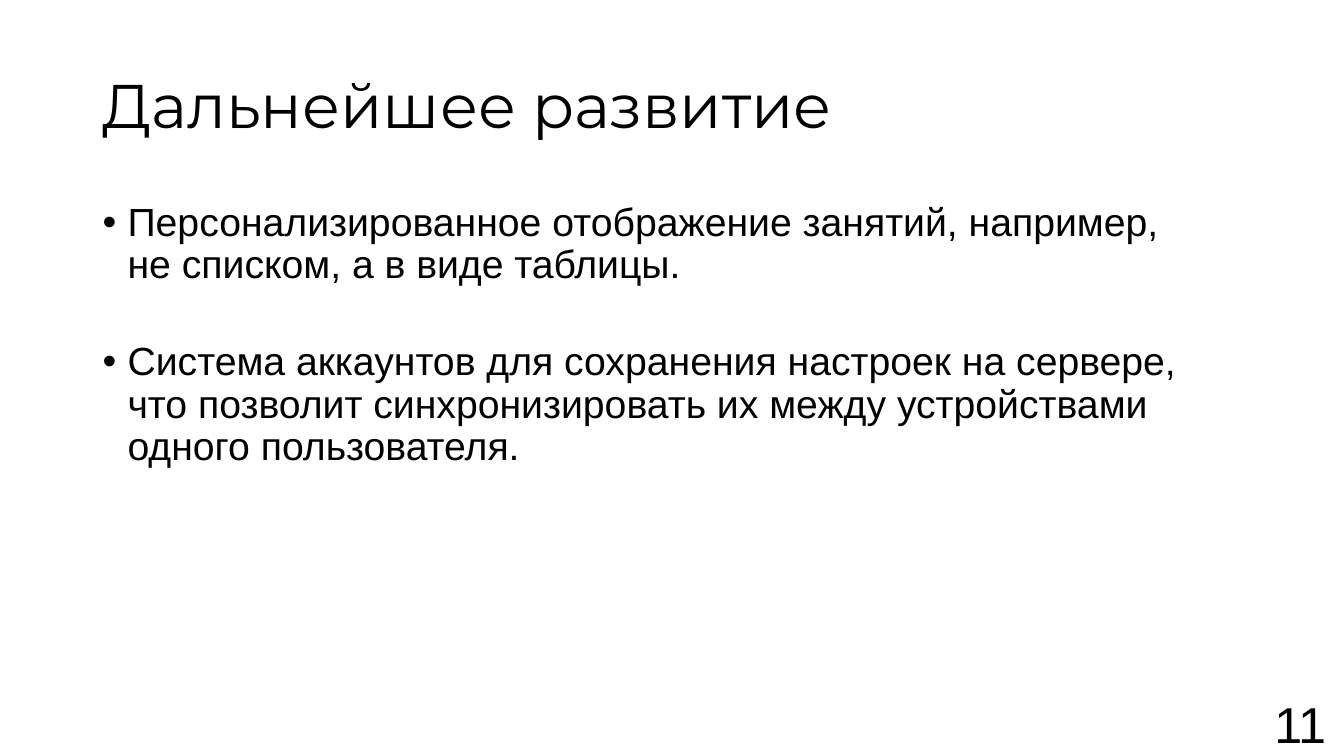
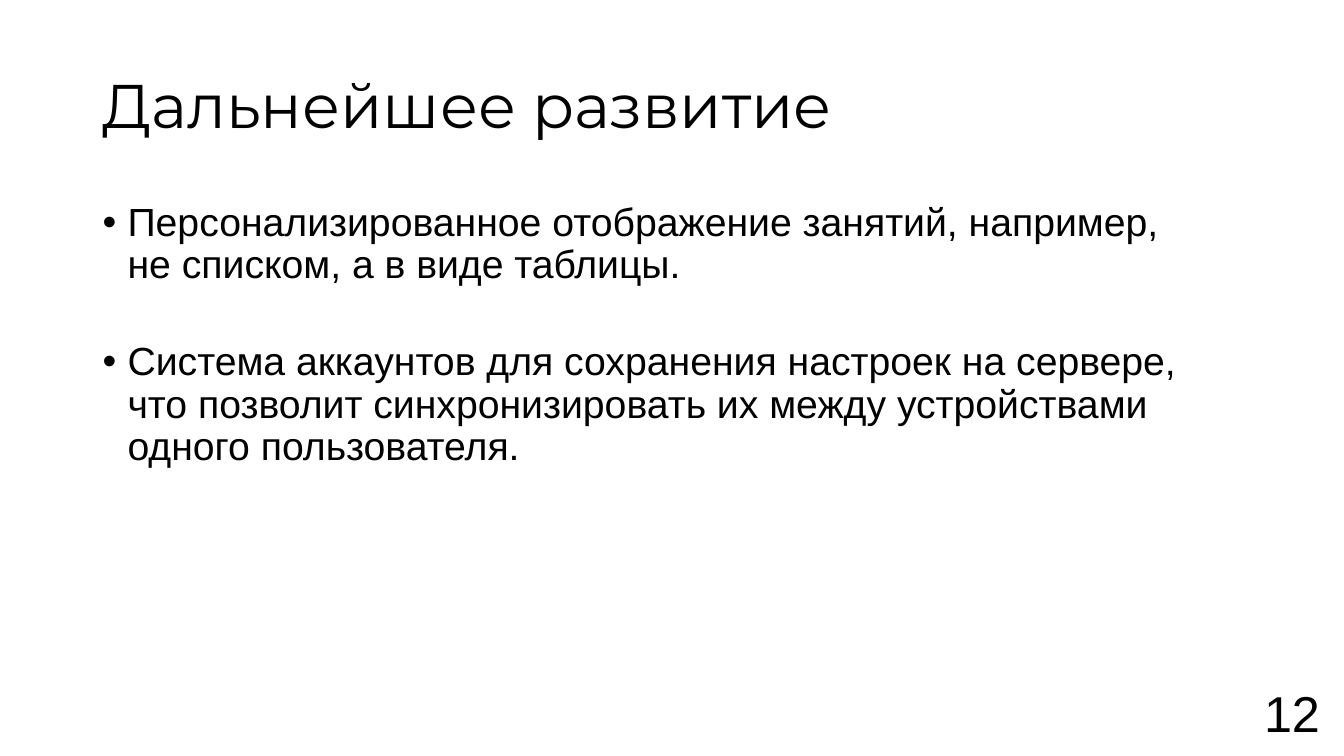
Before and after one commit to vafeenLabs/coursework-report_6-semester, a slide deck: slide 12 of Vafeen_3_61_presentation.pptx (slide 11 before the commit). Drawn at 1344x756 pixels with LibreOffice and Linux fonts; fonts in the diff are those of the drawing. Boxes give left, top, right and bottom in pixels: in the first picture for what was removed or moved away, otherwise in the second. Text is boxed around its words. In the diff, an @@ line names an element or a change of style, - is before the commit and + after.

```diff
--- a/Vafeen_3_61_presentation.pptx
+++ b/Vafeen_3_61_presentation.pptx
@@ text at box(1264, 696, 1320, 732): text changed @@
-11
+12
```
Also in this commit, not shown: 5 other slides changed, 1 slide added, 1 other file.
